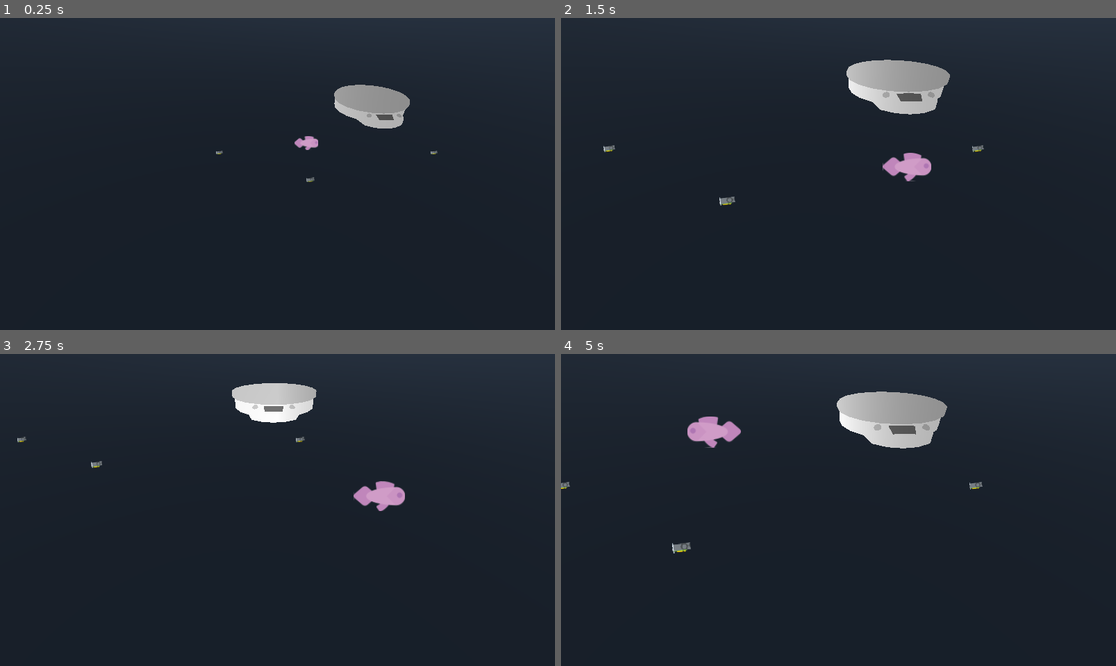
Above: before the commit, frames 1-4 (two rows, left to right).
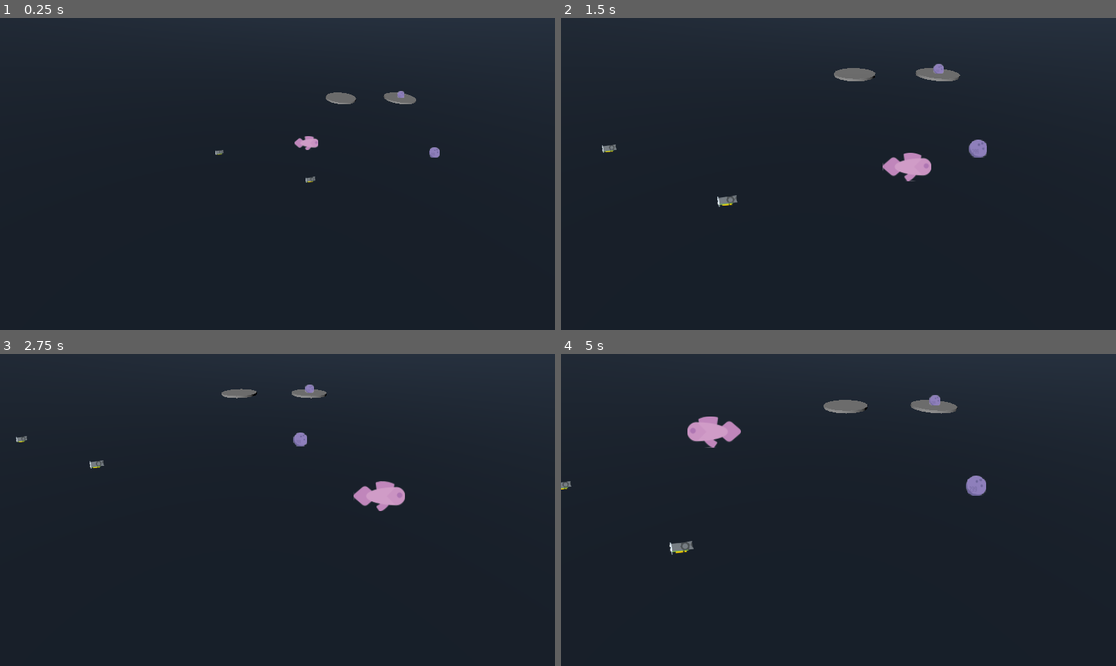
Above: after the commit, the same moments.

Repository: sundowns/full-scale-operation
Game: Godot game, scene res://world.tscn
Two runs of this game, one before a commit and one after it. Both use one fixed random seed, a clock stepped at 60 frames per second and the inputs below.
Inputs:
- Up to frame 1 (0.25 s): no input
- Up to frame 2 (1.5 s): tap Enter (ui_accept) at 0.5, 0.77 s; hold D (move_right) 0.53-1.28 s; hold Shift (graboss) 0.53-1.28 s; hold S (move_down) from 1.28 s (still down); tap Shift (graboss) at 1.35 s
- Up to frame 3 (2.75 s): tap Enter (ui_accept) at 1.52 s; release S (move_down) at 2.03 s; hold D (move_right) from 2.03 s (still down); hold Shift (graboss) from 2.03 s (still down)
- Up to frame 4 (5 s): release D (move_right) at 2.78 s; release Shift (graboss) at 2.78 s; hold W (move_up) 2.78-3.53 s; tap Shift (graboss) at 2.85, 4.35 s; tap Enter (ui_accept) at 3.02, 3.77, 4.52 s; hold Shift (graboss) 3.53-4.28 s; hold A (move_left) from 3.53 s (still down)

The runs differ from the first frame. In frame 1, 1.6% of the frame differs, in the area x 38-80%, y 21-53%; in frame 2, 2.8%; in frame 3, 1.8%; in frame 4, 3.2%, in the area x 0-77%, y 12-65%.

Commit message:
wip scales

Diff:
--- /dev/null
+++ b/components/scale.gd
@@ -0,0 +1,17 @@
+extends StaticBody3D
+class_name Scale
+
+@export var test_item: ItemData
+@export_range(0, 1, 10000) var error_margin: float = 10
+
+@onready var scale_test_area: ScaleArea = $LeftDish/ScaleArea
+@onready var test_item_sprite: Sprite3D = $RightDish/TestItemSprite
+
+func _ready() -> void:
+	if test_item:
+		initialise()
+
+func initialise() -> void:
+	scale_test_area.set_goal_weight(test_item.weight - error_margin, test_item.weight + error_margin)
+	test_item_sprite.texture = test_item.sprite
+	test_item_sprite.pixel_size = test_item.pixel_size
--- a/components/scale.tscn
+++ b/components/scale.tscn
@@ -1,39 +1,61 @@
-[gd_scene load_steps=6 format=3 uid="uid://c3ynpa4pb482k"]
+[gd_scene load_steps=7 format=3 uid="uid://c3ynpa4pb482k"]
 
-[ext_resource type="PackedScene" uid="uid://xmjbixx5x7ey" path="res://assets/Kitchen Scale.glb" id="1_wq3ew"]
+[ext_resource type="Script" path="res://components/scale.gd" id="1_cbncb"]
 [ext_resource type="PackedScene" uid="uid://m4pfyqtcocd" path="res://components/scale_area.tscn" id="2_0ch5c"]
+[ext_resource type="Resource" uid="uid://dt3tmmp4qj5s2" path="res://items/data/bowling_ball.tres" id="2_ivkym"]
 
-[sub_resource type="CylinderShape3D" id="CylinderShape3D_b8w1q"]
-height = 0.584
-radius = 2.28941
+[sub_resource type="CylinderShape3D" id="CylinderShape3D_r4hvo"]
+height = 0.1
+radius = 1.0
 
-[sub_resource type="CylinderShape3D" id="CylinderShape3D_vx5o8"]
-height = 0.231588
-radius = 2.39196
+[sub_resource type="CylinderMesh" id="CylinderMesh_q3lbs"]
+top_radius = 1.0
+bottom_radius = 1.0
+height = 0.1
+radial_segments = 16
+rings = 1
 
 [sub_resource type="CylinderShape3D" id="CylinderShape3D_o6lqq"]
-height = 1.1306
-radius = 2.3537
+height = 0.551315
+radius = 0.956565
 
 [node name="Scale" type="StaticBody3D"]
+script = ExtResource("1_cbncb")
+test_item = ExtResource("2_ivkym")
 
-[node name="Kitchen Scale" parent="." instance=ExtResource("1_wq3ew")]
-transform = Transform3D(0.075, 0, 0, 0, 0.075, 0, 0, 0, 0.075, 0, 0, 0)
+[node name="LeftDishCollisionShape" type="CollisionShape3D" parent="."]
+transform = Transform3D(1, 0, 0, 0, 1, 0, 0, 0, 1, 0, 0.669072, 2)
+shape = SubResource("CylinderShape3D_r4hvo")
 
-[node name="Base" type="CollisionShape3D" parent="."]
-transform = Transform3D(1, 0, 0, 0, 1, 0, 0, 0, 1, 0, 0.31136, 0)
-shape = SubResource("CylinderShape3D_b8w1q")
+[node name="RightShapeCollisionShape" type="CollisionShape3D" parent="."]
+transform = Transform3D(1, 0, 0, 0, 1, 0, 0, 0, 1, 0, 0.669072, -2)
+shape = SubResource("CylinderShape3D_r4hvo")
 
-[node name="Top" type="CollisionShape3D" parent="."]
-transform = Transform3D(1, 0, 0, 0, 1, 0, 0, 0, 1, 0, 0.719791, 0)
-shape = SubResource("CylinderShape3D_vx5o8")
+[node name="LeftDish" type="MeshInstance3D" parent="."]
+transform = Transform3D(1, 0, 0, 0, 1, 0, 0, 0, 1, 0, 0.669072, 2)
+mesh = SubResource("CylinderMesh_q3lbs")
 
-[node name="ScaleArea" parent="." instance=ExtResource("2_0ch5c")]
-transform = Transform3D(1, 0, 0, 0, 1, 0, 0, 0, 1, 0, 1.18835, 0)
+[node name="RemoteTransform3D" type="RemoteTransform3D" parent="LeftDish"]
+remote_path = NodePath("../../LeftDishCollisionShape")
+
+[node name="ScaleArea" parent="LeftDish" instance=ExtResource("2_0ch5c")]
+transform = Transform3D(1, 0, 0, 0, 1, 0, 0, 0, 1, 0, 0.188, 0)
 collision_mask = 8
 goal_weight_min = 1800.0
 goal_weight_max = 2000.0
+metadata/_edit_group_ = true
 
-[node name="CollisionShape3D" type="CollisionShape3D" parent="ScaleArea"]
-transform = Transform3D(1, 0, 0, 0, 1, 0, 0, 0, 1, 0, 0.126021, 0)
+[node name="CollisionShape3D" type="CollisionShape3D" parent="LeftDish/ScaleArea"]
+transform = Transform3D(1, 0, 0, 0, 1, 0, 0, 0, 1, 0, 0.126, 0)
 shape = SubResource("CylinderShape3D_o6lqq")
+
+[node name="RightDish" type="MeshInstance3D" parent="."]
+transform = Transform3D(1, 0, 0, 0, 1, 0, 0, 0, 1, 0, 0.669072, -2)
+mesh = SubResource("CylinderMesh_q3lbs")
+
+[node name="TestItemSprite" type="Sprite3D" parent="RightDish"]
+transform = Transform3D(1, 0, 0, 0, 1, 0, 0, 0, 1, 0, 0.228392, 0)
+billboard = 1
+
+[node name="RemoteTransform3D" type="RemoteTransform3D" parent="RightDish"]
+remote_path = NodePath("../../RightShapeCollisionShape")
--- a/components/scale_area.gd
+++ b/components/scale_area.gd
@@ -15,6 +15,10 @@
 var has_contents_changed: bool = false
 
 const assess_weight_after: float = 0.1
+
+func set_goal_weight(minimum: float, maximum: float) -> void:
+	goal_weight_min = minimum
+	goal_weight_max = maximum
 
 func _ready() -> void:
 	current_weight = 0
--- /dev/null
+++ b/items/data/bowling_ball.tres
@@ -0,0 +1,15 @@
+[gd_resource type="Resource" script_class="ItemData" load_steps=4 format=3 uid="uid://dt3tmmp4qj5s2"]
+
+[ext_resource type="Script" path="res://src/resources/item_data.gd" id="1_m2job"]
+[ext_resource type="Texture2D" uid="uid://u6writ11m18l" path="res://assets/items/bowling_ball.png" id="2_6yjqc"]
+
+[sub_resource type="BoxShape3D" id="BoxShape3D_nj77p"]
+size = Vector3(0.25, 0.25, 0.25)
+
+[resource]
+script = ExtResource("1_m2job")
+sprite = ExtResource("2_6yjqc")
+weight = 6600.0
+pixel_size = 0.0009
+grab_box_shape = SubResource("BoxShape3D_nj77p")
+follow_speed = 6.0
--- a/items/data/graphics_card.tres
+++ b/items/data/graphics_card.tres
@@ -10,6 +10,6 @@
 script = ExtResource("1_n1lgt")
 sprite = ExtResource("2_cstkk")
 weight = 900.0
-pixel_size = 0.002
+pixel_size = 0.0025
 grab_box_shape = SubResource("BoxShape3D_fi2qh")
 follow_speed = 6.0
--- a/items/item.tscn
+++ b/items/item.tscn
@@ -1,8 +1,7 @@
-[gd_scene load_steps=7 format=3 uid="uid://bn0eakvdlj2nl"]
+[gd_scene load_steps=6 format=3 uid="uid://bn0eakvdlj2nl"]
 
 [ext_resource type="Script" path="res://items/item.gd" id="1_0wl3l"]
 [ext_resource type="Script" path="res://src/resources/item_data.gd" id="2_jmgpf"]
-[ext_resource type="Texture2D" uid="uid://b07pmqbhegprm" path="res://assets/items/genericItem_color_078.png" id="3_aj70g"]
 [ext_resource type="PackedScene" uid="uid://bdmo2hgrn2rgi" path="res://components/grab_box.tscn" id="4_qmdax"]
 [ext_resource type="PackedScene" uid="uid://dbhvm1t8b6qyc" path="res://components/weight_component.tscn" id="5_p3ib3"]
 
@@ -10,7 +9,7 @@
 script = ExtResource("2_jmgpf")
 weight = 1.0
 pixel_size = 0.01
-follow_speed = 1.5
+follow_speed = 6.0
 
 [node name="Item" type="Node3D"]
 script = ExtResource("1_0wl3l")
@@ -19,7 +18,6 @@
 [node name="Sprite3D" type="Sprite3D" parent="."]
 billboard = 1
 texture_filter = 2
-texture = ExtResource("3_aj70g")
 
 [node name="GrabBox" parent="." instance=ExtResource("4_qmdax")]
 
--- a/src/resources/item_data.gd
+++ b/src/resources/item_data.gd
@@ -6,8 +6,8 @@
 @export var weight: float = 1.0
 
 ## Metres
-@export var pixel_size: float = 0.01
+@export_range(0.0000001, 0.1, 0.0000001) var pixel_size: float = 0.01
 
 @export_category("Grabbing")
 @export var grab_box_shape: Shape3D = BoxShape3D.new()
-@export var follow_speed: float = 1.5
+@export var follow_speed: float = 6
--- a/world.tscn
+++ b/world.tscn
@@ -1,9 +1,10 @@
-[gd_scene load_steps=10 format=3 uid="uid://bjlyhgpcuhhts"]
+[gd_scene load_steps=11 format=3 uid="uid://bjlyhgpcuhhts"]
 
 [ext_resource type="Script" path="res://world.gd" id="1_2nsq5"]
 [ext_resource type="PackedScene" uid="uid://bb2xhb5er4w6t" path="res://components/camera_rig.tscn" id="1_bxns7"]
 [ext_resource type="PackedScene" uid="uid://bn0eakvdlj2nl" path="res://items/item.tscn" id="3_f42o3"]
 [ext_resource type="Resource" uid="uid://sxxunfwsidgn" path="res://items/data/graphics_card.tres" id="4_cesal"]
+[ext_resource type="Resource" uid="uid://dt3tmmp4qj5s2" path="res://items/data/bowling_ball.tres" id="6_5oj11"]
 [ext_resource type="PackedScene" uid="uid://cd1uc5gf5jbj3" path="res://components/player.tscn" id="6_iwsid"]
 [ext_resource type="PackedScene" uid="uid://c3ynpa4pb482k" path="res://components/scale.tscn" id="6_vn1tt"]
 
@@ -47,7 +48,7 @@
 
 [node name="Item2" parent="Items" instance=ExtResource("3_f42o3")]
 transform = Transform3D(1, 0, 0, 0, 1, 0, 0, 0, 1, 6, 0.286, 0)
-data = ExtResource("4_cesal")
+data = ExtResource("6_5oj11")
 
 [node name="Item3" parent="Items" instance=ExtResource("3_f42o3")]
 transform = Transform3D(1, 0, 0, 0, 1, 0, 0, 0, 1, -4, 0.286, 0)
Binary file added: assets/items/axe.png
Not shown, added: assets/items/axe.png.import
Binary file added: assets/items/baseball_bat.png
Not shown, added: assets/items/baseball_bat.png.import
Binary file added: assets/items/battery.png
Not shown, added: assets/items/battery.png.import
Binary file added: assets/items/book.png
Not shown, added: assets/items/book.png.import
Binary file added: assets/items/bowling_ball.png
Not shown, added: assets/items/bowling_ball.png.import
Binary file added: assets/items/brief-case.png
Not shown, added: assets/items/brief-case.png.import
(and 8 more such lines)
